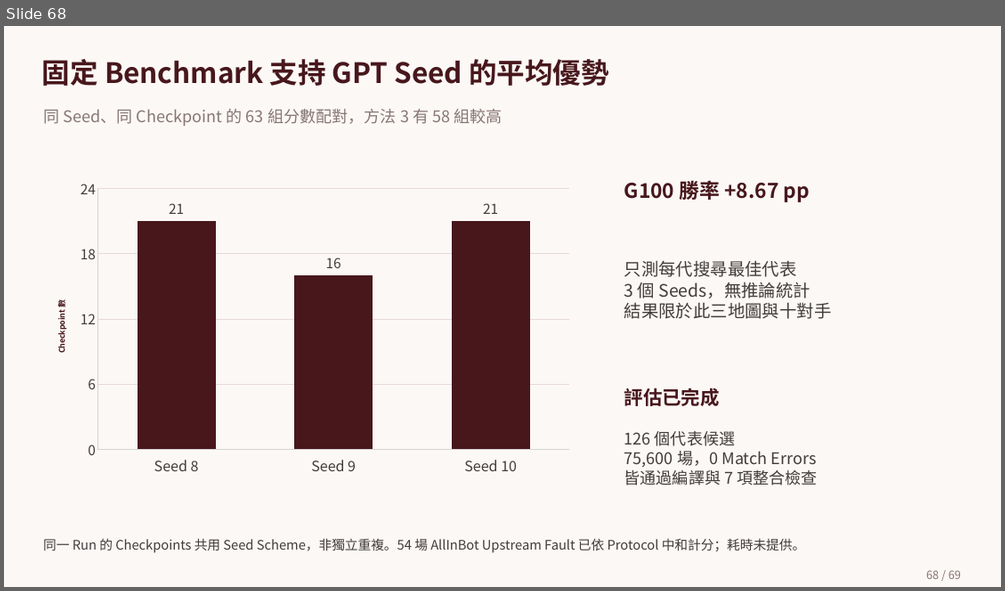
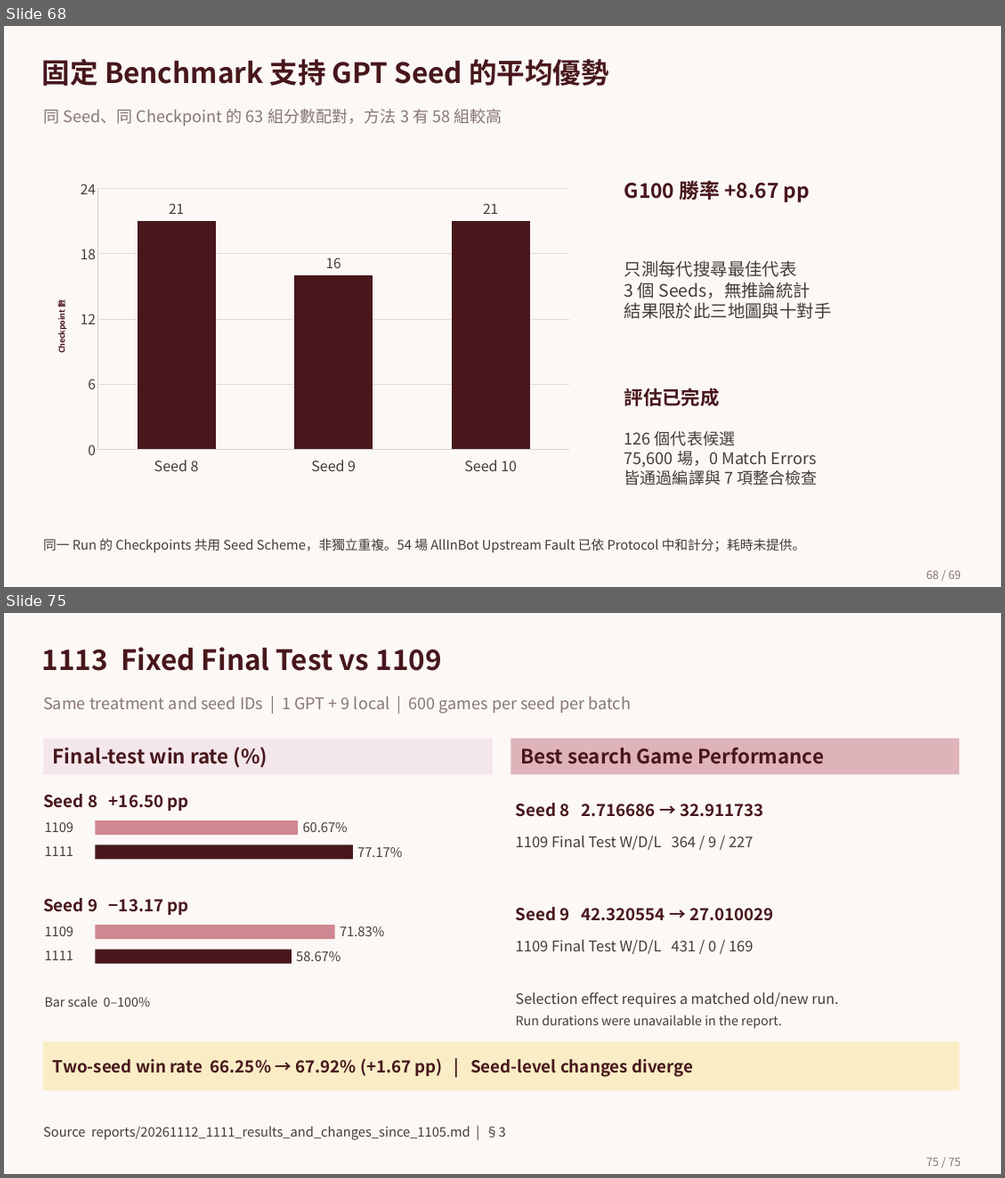
Before and after one commit to sophie8909/EAGLE, a slide deck: Meeting/deliverables/EAGLE.pptx. Shown one above the other, each under a label of ours: slide 68 before the commit, slides 68 and 75 after it; the slides between them are not shown. The pictures are 1005x591 and 1005x1178 pixels, drawn with LibreOffice and Linux fonts; fonts in the diff are those of the drawing; background and template pictures are left out. Boxes give left, top, right and bottom in pixels: in the first picture for what was removed or moved away, otherwise in the second. Text is boxed around its words. In the diff, an @@ line names an element or a change of style, - is before the commit and + after.

```diff
--- a/Meeting/deliverables/EAGLE.pptx
+++ b/Meeting/deliverables/EAGLE.pptx
@@ slide 75 added at (4, 613, 1001, 1174), background picture (left out) @@
@@ text added at (42, 647, 441, 671), 35.2 pt, text #47171C, bold @@
+1113 Fixed Final Test vs 1109
@@ text added at (43, 696, 631, 714), 20.2 pt, text #877675 @@
+Same treatment and seed IDs | 1 GPT + 9 local | 600 games per seed per batch
@@ rectangle added at (43, 738, 492, 775), fill #F4E7EB, 25 pt, text #47171C, bold @@
+Final-test win rate (%)
@@ rectangle added at (510, 738, 958, 775), fill #DEB4BA, 25 pt, text #47171C, bold @@
+Best search Game Performance
@@ text added at (43, 794, 189, 811), 21 pt, text #47171C, bold @@
+Seed 8 +16.50 pp
@@ text added at (45, 822, 74, 832), 16.5 pt, text #423C3B @@
+1109
@@ rectangle added at (95, 820, 298, 835), fill #CF8792 @@
@@ text added at (303, 822, 348, 832), 16.5 pt, text #423C3B @@
+60.67%
@@ text added at (516, 803, 764, 817), 21 pt, text #47171C, bold @@
+Seed 8 2.716686 → 32.911733
@@ text added at (45, 846, 74, 856), 16.5 pt, text #423C3B @@
+1111
@@ rectangle added at (95, 844, 353, 859), fill #47171C @@
@@ text added at (357, 847, 402, 857), 16.5 pt, text #423C3B @@
+77.17%
@@ text added at (516, 835, 753, 850), 18.5 pt, text #423C3B @@
+1109 Final Test W/D/L 364 / 9 / 227
@@ text added at (43, 898, 189, 915), 21 pt, text #47171C, bold @@
+Seed 9 −13.17 pp
@@ text added at (45, 926, 74, 936), 16.5 pt, text #423C3B @@
+1109
@@ rectangle added at (95, 925, 335, 939), fill #CF8792 @@
@@ text added at (340, 926, 384, 936), 16.5 pt, text #423C3B @@
+71.83%
@@ text added at (516, 907, 774, 921), 21 pt, text #47171C, bold @@
+Seed 9 42.320554 → 27.010029
@@ text added at (45, 950, 74, 960), 16.5 pt, text #423C3B @@
+1111
@@ rectangle added at (95, 949, 291, 964), fill #47171C @@
@@ text added at (296, 951, 340, 961), 16.5 pt, text #423C3B @@
+58.67%
@@ text added at (516, 940, 753, 954), 18.5 pt, text #423C3B @@
+1109 Final Test W/D/L 431 / 0 / 169
@@ text added at (45, 996, 150, 1006), 16 pt, text #423C3B @@
+Bar scale 0–100%
@@ text added at (516, 992, 838, 1007), 18 pt, text #423C3B @@
+Selection effect requires a matched old/new run.
@@ text added at (516, 1014, 782, 1029), 16 pt, text #423C3B @@
+Run durations were unavailable in the report.
@@ rectangle added at (43, 1042, 959, 1090), fill #FAEDC6, 21 pt, text #47171C, bold @@
+Two-seed win rate 66.25% → 67.92% (+1.67 pp) | Seed-level changes diverge
@@ text added at (43, 1126, 506, 1140), 16.5 pt, text #423C3B @@
+Source reports/20261112_1111_results_and_changes_since_1105.md | §3
@@ page number added at (926, 1157, 961, 1166), 14.2 pt, text #897574 @@
+75 / 75
```
Also in this commit, not shown: 1 slide changed, 3 other slides added, 2 slides removed.
